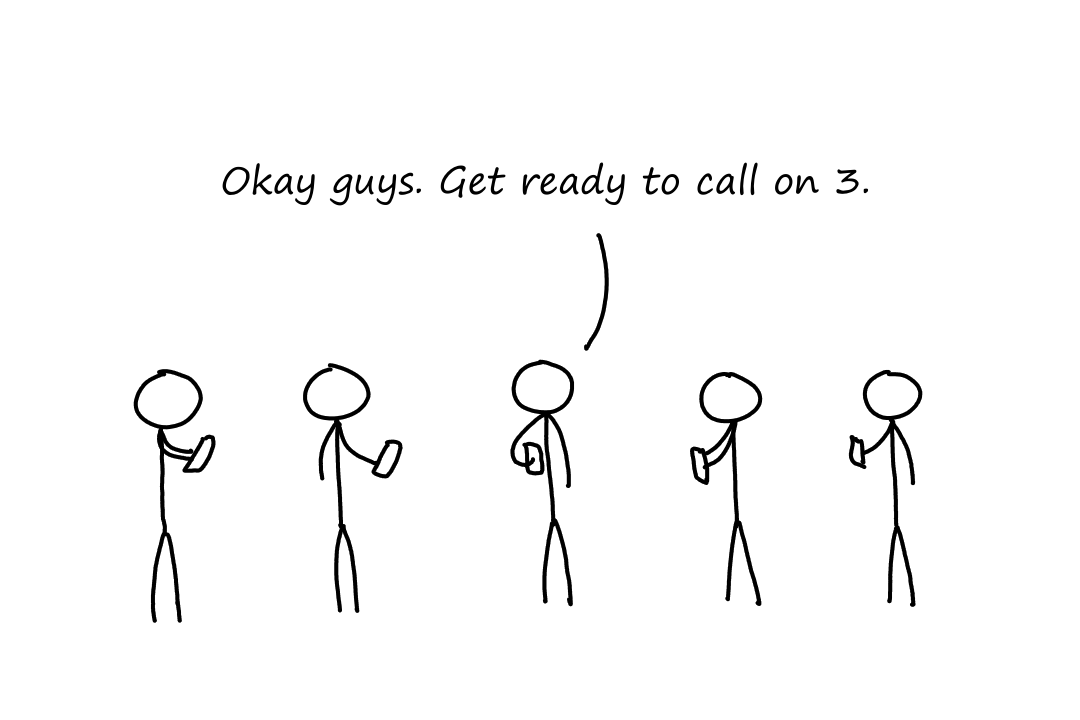
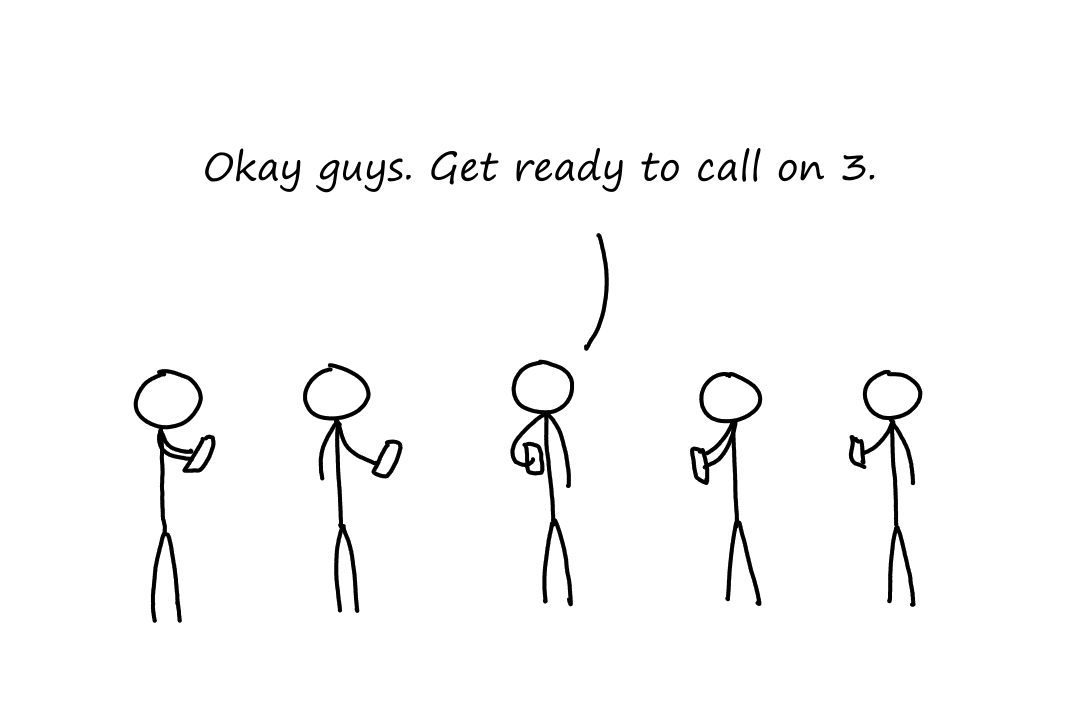
Two versions of the same layered image (w=1080, h=720). Layer-by-layer changes:
pixels changed over left=205, top=147, right=875, bottom=206 (layer not identified)
